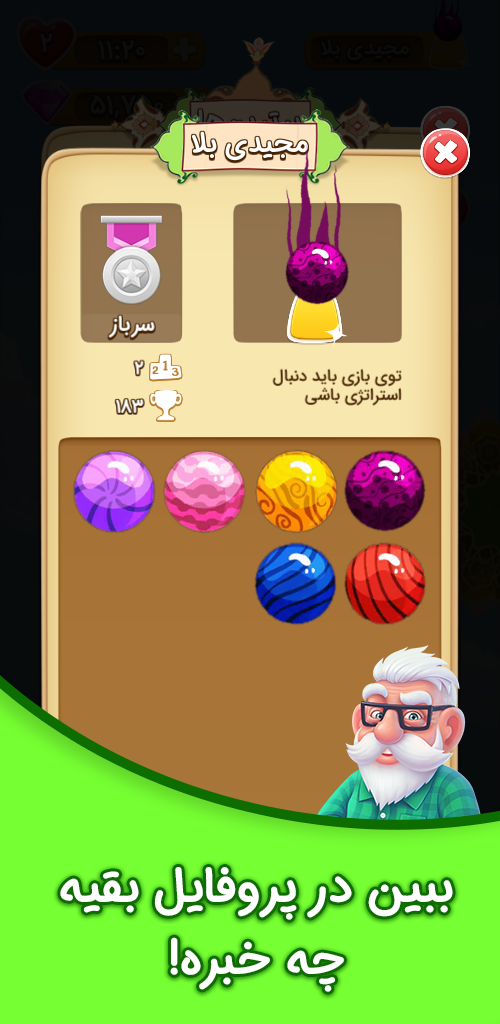
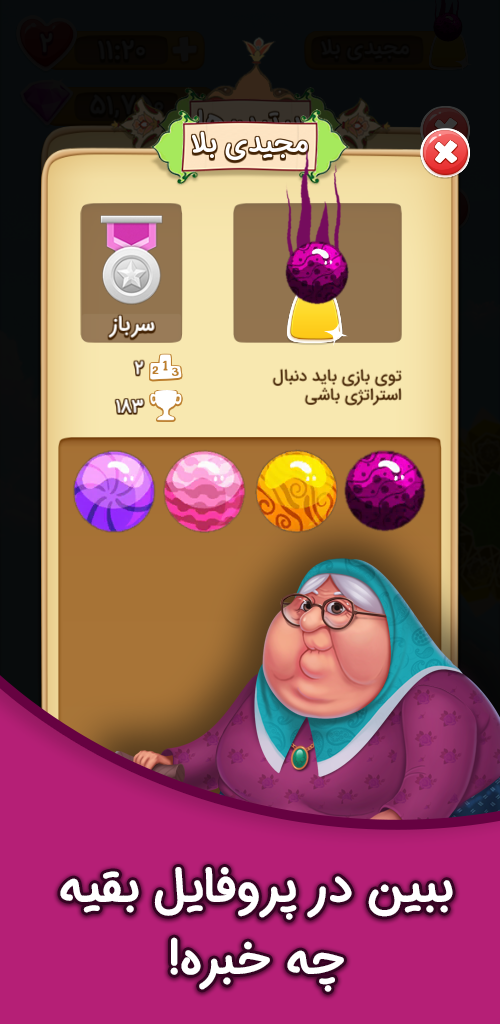
Revision of a layered 500x1024 image; what changed, layer by layer:
added group "Ame" with 14 layers in group "Footer" over [84, 557, 500, 1020]
added layer "Layer 47" in group "Ame" over [280, 592, 387, 634]
added layer "Layer 15" in group "Ame" over [299, 600, 346, 615]
added layer "Layer 19" in group "Ame" over [262, 573, 391, 719]
added layer "Layer 13" in group "Ame" over [254, 557, 463, 777]
added layer "Layer 47 copy" in group "Ame" over [290, 736, 318, 770]
added layer "Layer 40" in group "Ame" over [363, 683, 495, 848]
added layer "Layer 26 copy 2" in group "Ame" over [215, 650, 500, 834]
added layer "Layer 46" in group "Ame" over [133, 750, 173, 781]
added layer "Layer 42" in group "Ame" over [114, 751, 185, 972]
added layer "Layer 26 copy" in group "Ame" over [159, 672, 268, 794]
added layer "Group 2 copy" in group "Ame" over [307, 829, 456, 968]
added layer "Layer 37" in group "Ame" over [209, 768, 500, 967]
added layer "Layer 43" in group "Ame" over [251, 946, 425, 991]
added layer "Layer 24" in group "Ame" over [84, 900, 500, 1020]
hid "Layer 4" over [303, 645, 500, 1024]
added layer "Layer 48" above "Background" over [238, 538, 437, 733]
